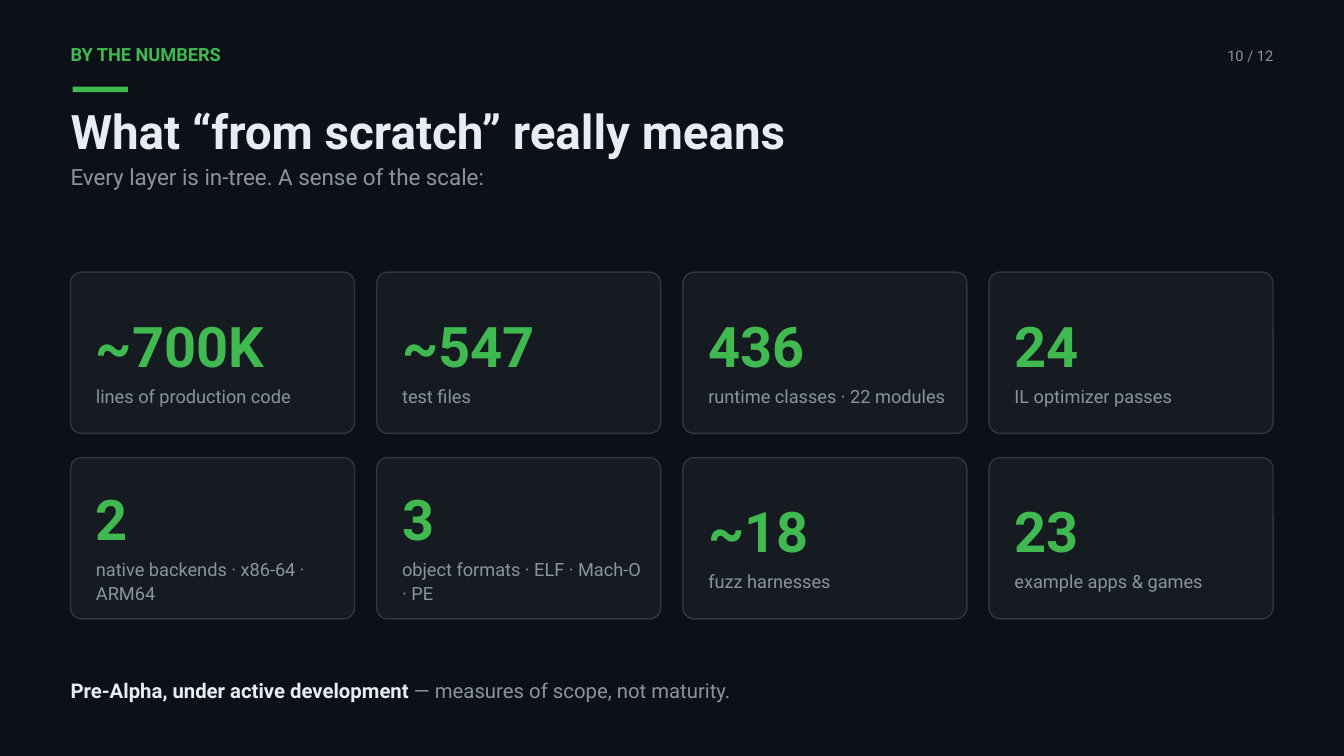
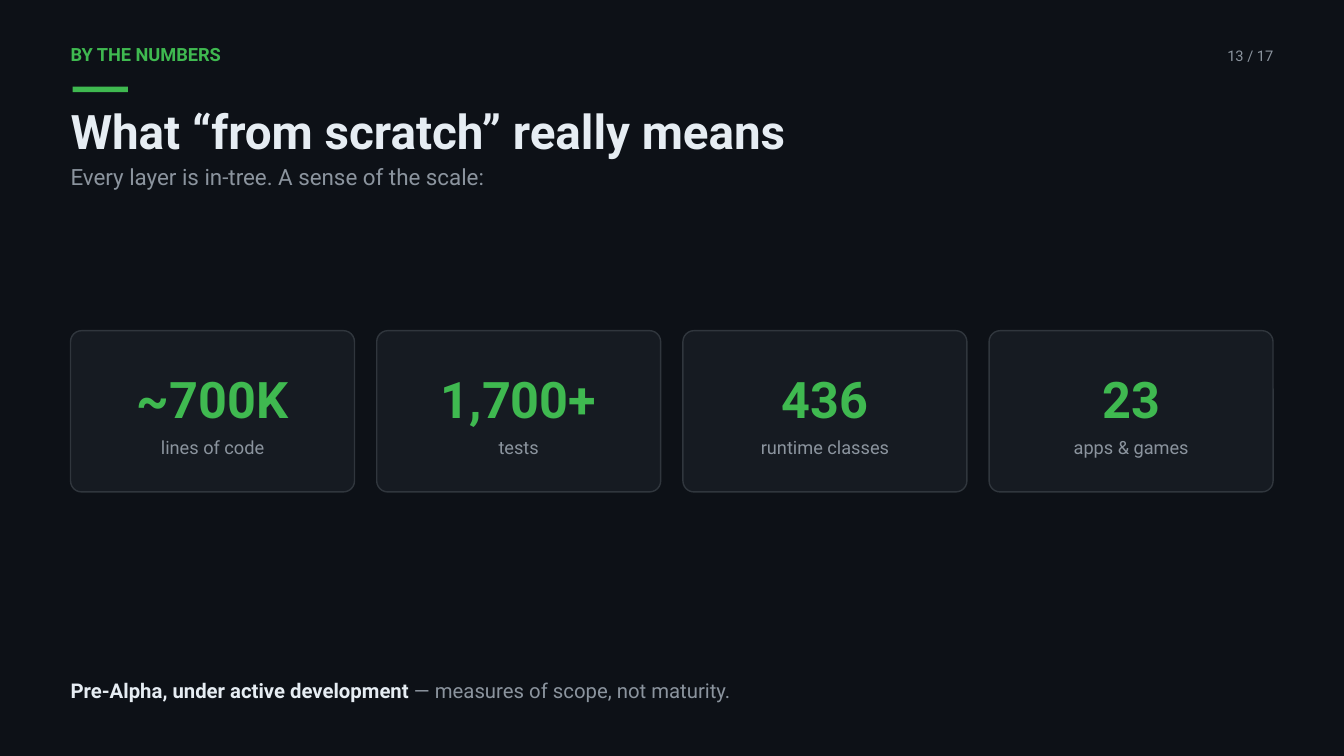
Before and after one commit to splanck/viper, a slide deck: slide 13 of misc/presentation/Viper_Intro_Revised.pptx (slide 10 before the commit). Drawn at 1344x756 pixels with LibreOffice and Linux fonts; fonts in the diff are those of the drawing. Boxes give left, top, right and bottom in pixels: in the first picture for what was removed or moved away, otherwise in the second. Text is boxed around its words. In the diff, an @@ line names an element or a change of style, - is before the commit and + after.

```diff
--- a/misc/presentation/Viper_Intro_Revised.pptx
+++ b/misc/presentation/Viper_Intro_Revised.pptx
@@ text at bbox=[1227, 50, 1273, 61]: text changed @@
-10 / 12
+13 / 17
@@ rounded rectangle removed at bbox=[377, 272, 661, 434] @@
-~547
-test files
@@ rounded rectangle removed at bbox=[989, 272, 1273, 434] @@
-24
-IL optimizer passes
@@ rounded rectangle "~700K": place and size @@
-rounded rectangle "~700K" at bbox=[71, 272, 355, 434]
+rounded rectangle "~700K" at bbox=[71, 331, 355, 492]
@@ rounded rectangle added at bbox=[377, 331, 661, 492], fill #161B22, outline #30363D 1 pt, 36 pt, text #3FB950, bold @@
+1,700+
+tests
@@ rounded rectangle "436": place and size @@
-rounded rectangle "436" at bbox=[684, 272, 968, 434]
+rounded rectangle "436" at bbox=[684, 331, 968, 492]
@@ rounded rectangle "23": place and size @@
-rounded rectangle "23" at bbox=[989, 458, 1273, 619]
+rounded rectangle "23" at bbox=[989, 331, 1273, 492]
@@ text in rounded rectangle at bbox=[137, 381, 288, 419]: size 40 to 36 pt in "~700K"; alignment left to centre; line spacing 1.05 to 1; more space between paragraphs @@
@@ text in rounded rectangle at bbox=[782, 381, 869, 419]: size 40 to 36 pt in "436"; alignment left to centre; line spacing 1.05 to 1; more space between paragraphs @@
@@ text in rounded rectangle at bbox=[1102, 381, 1160, 419]: size 40 to 36 pt in "23"; alignment left to centre; line spacing 1.05 to 1; more space between paragraphs @@
@@ text in rounded rectangle at bbox=[161, 440, 264, 454]: text changed @@
-lines of production code
+lines of code
@@ text in rounded rectangle at bbox=[761, 440, 889, 454]: text changed @@
-runtime classes · 22 modules
+runtime classes
@@ text in rounded rectangle at bbox=[1074, 444, 1189, 458]: text changed @@
-example apps & games
+apps & games
@@ rounded rectangle removed at bbox=[71, 458, 355, 619] @@
-2
-native backends · x86-64 · ARM64
@@ rounded rectangle removed at bbox=[377, 458, 661, 619] @@
-3
-object formats · ELF · Mach-O · PE
@@ rounded rectangle removed at bbox=[684, 458, 968, 619] @@
-~18
-fuzz harnesses
```
Also in this commit, not shown: 10 other slides changed, 5 slides added, 17 other files.
